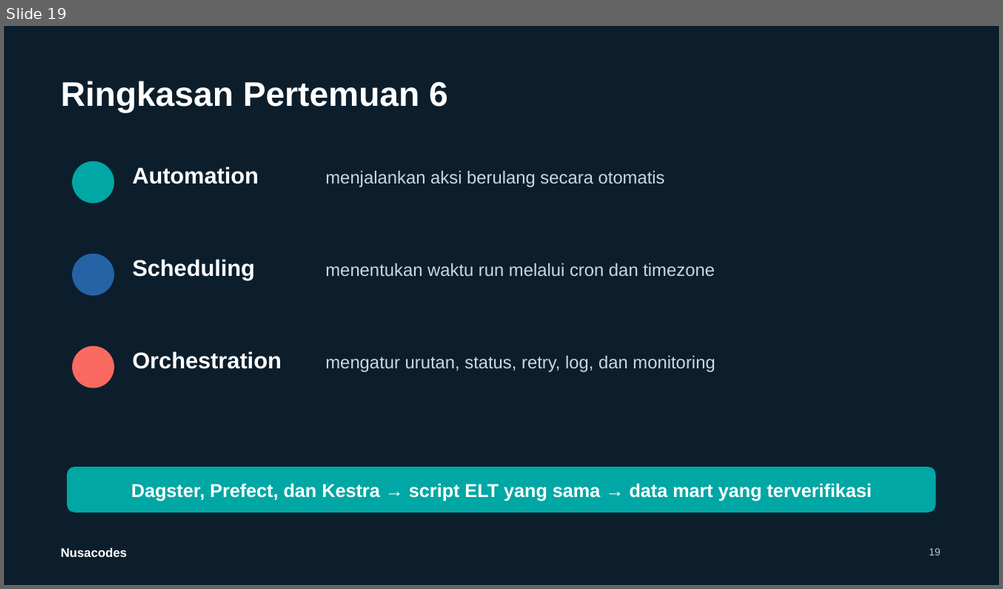
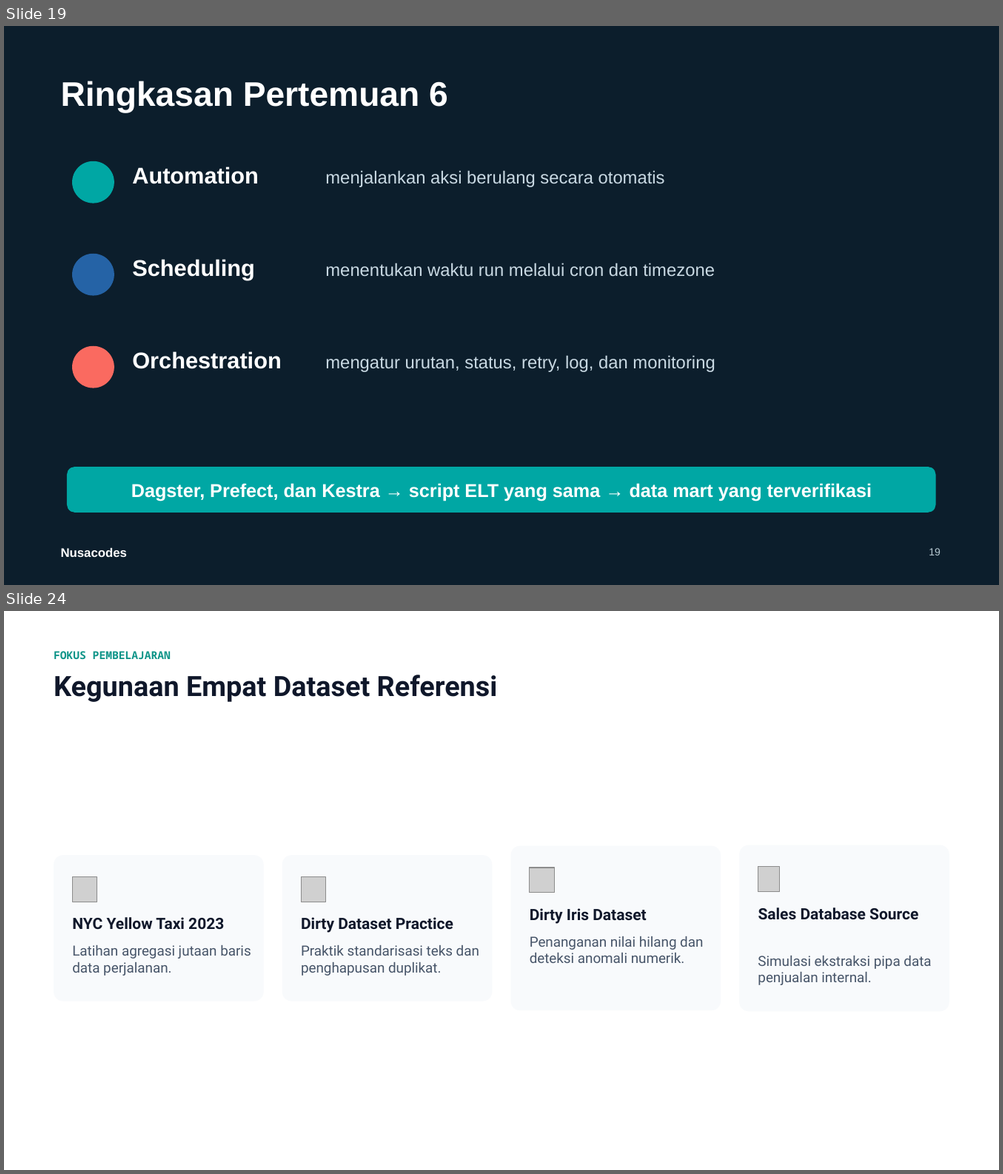
Before and after one commit to raffiainuls/bootcamp_beginner_de, a slide deck: pertemuan-6/slides/Pertemuan-6-Automation-Scheduling-dan-Orchestration.pptx. Shown one above the other, each under a label of ours: slide 19 before the commit, slides 19 and 24 after it; the slides between them are not shown. The pictures are 1003x589 and 1003x1174 pixels, drawn with LibreOffice and Linux fonts; fonts in the diff are those of the drawing; grey boxes stand for pictures. Boxes give left, top, right and bottom in pixels: in the first picture for what was removed or moved away, otherwise in the second. Text is boxed around its words. In the diff, an @@ line names an element or a change of style, - is before the commit and + after.

```diff
--- a/pertemuan-6/slides/Pertemuan-6-Automation-Scheduling-dan-Orchestration.pptx
+++ b/pertemuan-6/slides/Pertemuan-6-Automation-Scheduling-dan-Orchestration.pptx
@@ slide 24 added at (4,611,999,1170), background #FFFFFF @@
@@ text added at (54,651,170,659), 10.5 pt, text #0D9488, bold @@
+FOKUS PEMBELAJARAN
@@ text added at (54,675,498,702), 27 pt, text #0F172A, bold @@
+Kegunaan Empat Dataset Referensi
@@ rounded rectangle added at (511,846,720,1011), fill #F8FAFC @@
@@ rounded rectangle added at (739,846,948,1011), fill #F8FAFC @@
@@ rounded rectangle added at (54,856,264,1002), fill #F8FAFC @@
@@ rounded rectangle added at (282,856,492,1002), fill #F8FAFC @@
@@ picture added at (529,868,554,892) @@
@@ picture added at (757,867,780,891) @@
@@ picture added at (73,877,97,902) @@
@@ picture added at (301,877,326,902) @@
@@ text added at (72,917,224,930), 15 pt, text #0F172A, bold @@
+NYC Yellow Taxi 2023
@@ text added at (301,917,453,933), 15 pt, text #0F172A, bold @@
+Dirty Dataset Practice
@@ text added at (529,908,646,924), 15 pt, text #0F172A, bold @@
+Dirty Iris Dataset
@@ text added at (758,908,918,920), 15 pt, text #0F172A, bold @@
+Sales Database Source
@@ text added at (529,937,703,963), 13.5 pt, text #475569 @@
+Penanganan nilai hilang dan deteksi anomali numerik.
@@ text added at (72,945,251,976), 13.5 pt, text #475569 @@
+Latihan agregasi jutaan baris data perjalanan.
@@ text added at (301,945,479,976), 13.5 pt, text #475569 @@
+Praktik standarisasi teks dan penghapusan duplikat.
@@ text added at (757,956,930,985), 13.5 pt, text #475569 @@
+Simulasi ekstraksi pipa data penjualan internal.
```
Also in this commit, not shown: 1 slide changed, 5 other slides added.
